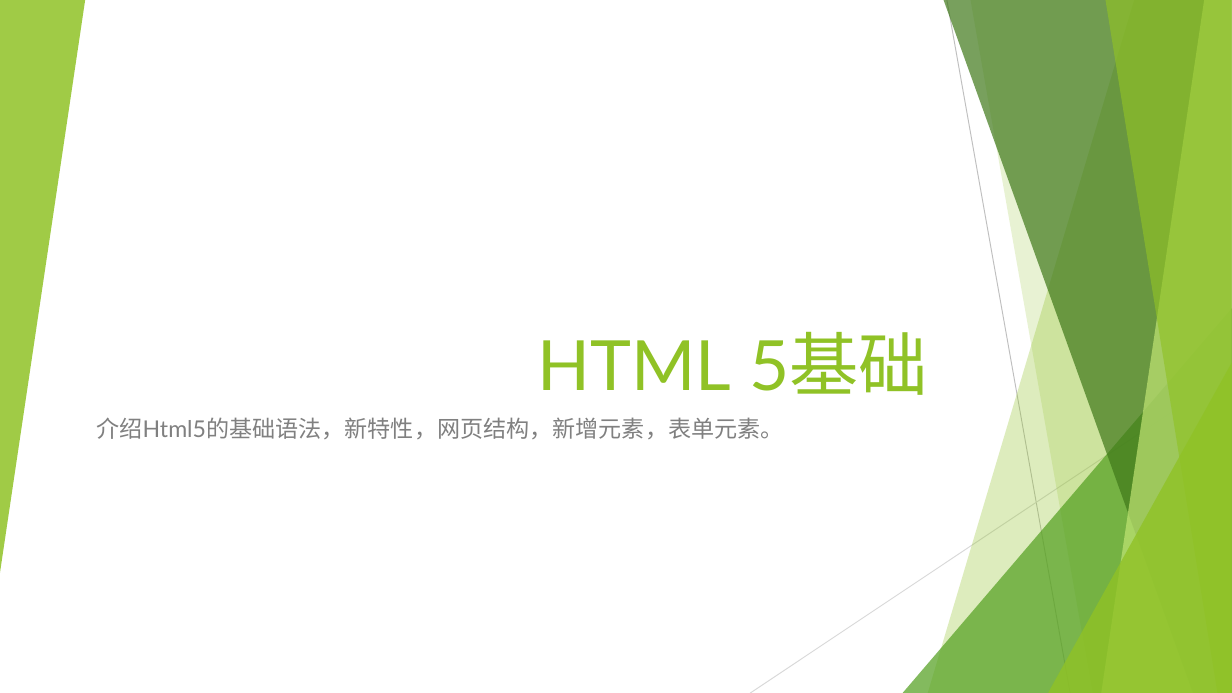
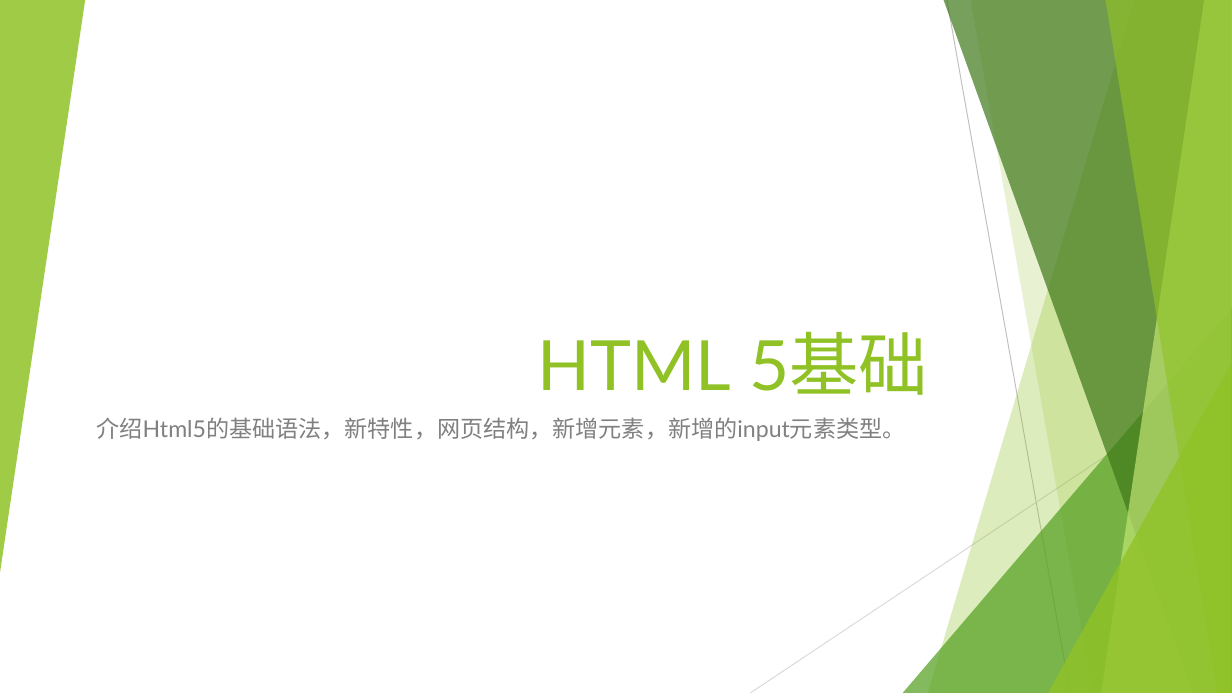
Before and after one commit to Guoye/Neusoft, a slide deck: slide 1 of lesson_HTML5/2.HTML5基础/2.HTML5基础.pptx. Drawn at 1232x693 pixels with LibreOffice and Linux fonts; fonts in the diff are those of the drawing. Boxes give left, top, right and bottom in pixels: in the first picture for what was removed or moved away, otherwise in the second. Text is boxed around its words. In the diff, an @@ line names an element or a change of style, - is before the commit and + after.

```diff
--- a/lesson_HTML5/2.HTML5基础/2.HTML5基础.pptx
+++ b/lesson_HTML5/2.HTML5基础/2.HTML5基础.pptx
@@ subtitle at (97,417,906,441): text changed @@
-介绍Html5的基础语法，新特性，网页结构，新增元素，表单元素。
+介绍Html5的基础语法，新特性，网页结构，新增元素，新增的input元素类型。
```
Also in this commit, not shown: 2 other slides changed, 2 slides added, 6 other files.
